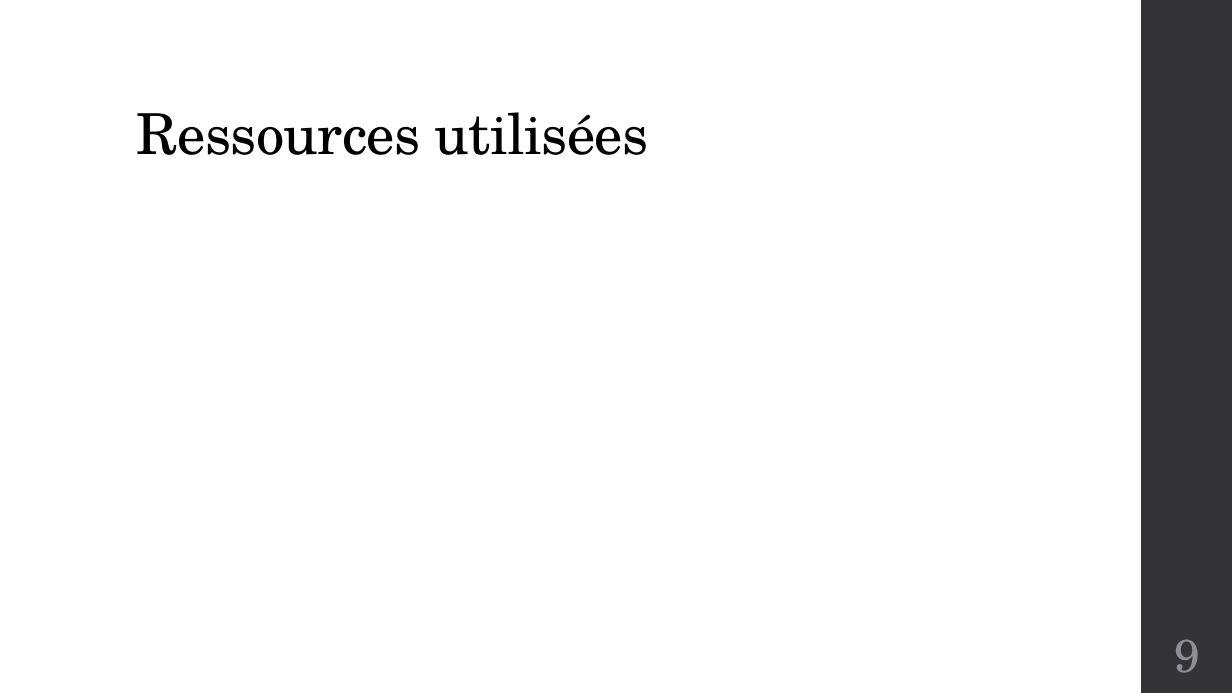
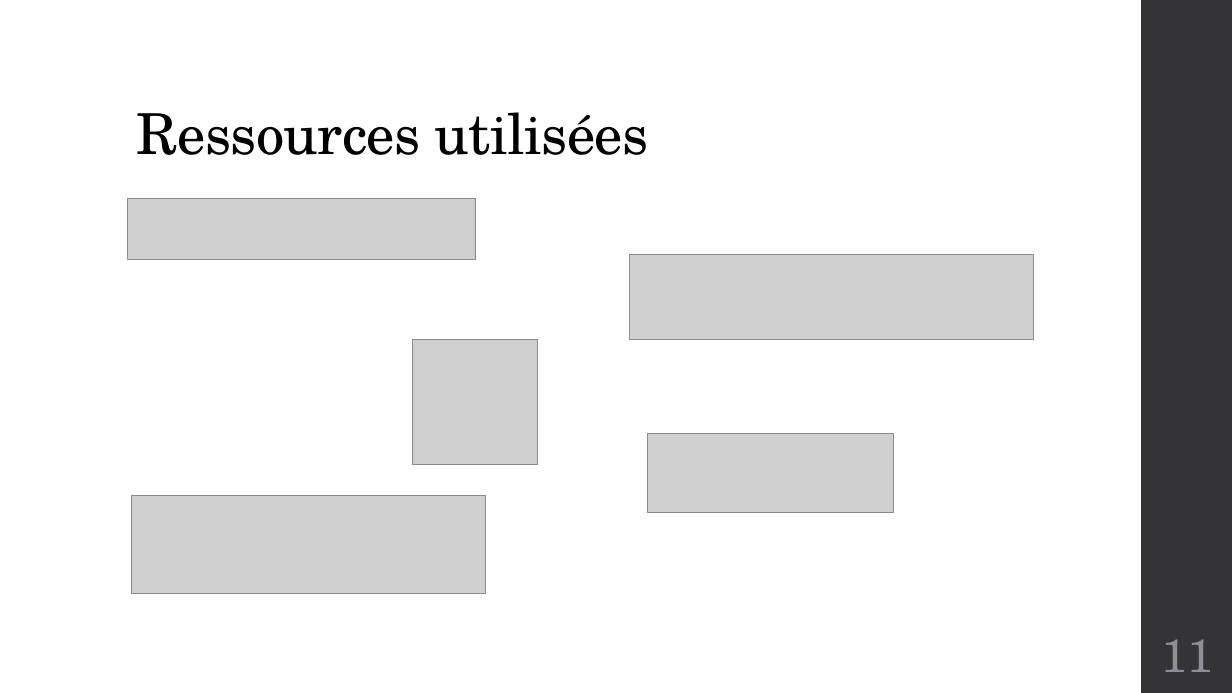
Before and after one commit to fwillemain/ProjetWPF, a slide deck: slide 11 of Livrables/Job Overview.pptx (slide 9 before the commit). Drawn at 1232x693 pixels with LibreOffice and Linux fonts; fonts in the diff are those of the drawing; grey boxes stand for pictures. Boxes give left, top, right and bottom in pixels: in the first picture for what was removed or moved away, otherwise in the second. Text is boxed around its words. In the diff, an @@ line names an element or a change of style, - is before the commit and + after.

```diff
--- a/Livrables/Job Overview.pptx
+++ b/Livrables/Job Overview.pptx
@@ picture added at (128, 199, 475, 260) @@
@@ picture added at (629, 255, 1033, 340) @@
@@ picture added at (412, 340, 537, 465) @@
@@ picture added at (647, 433, 893, 512) @@
@@ picture added at (132, 495, 486, 593) @@
@@ page number at (1162, 639, 1213, 672): text changed @@
-9
+11
```
Also in this commit, not shown: 6 other slides changed, 6 slides added, 3 slides removed, 6 other files.
